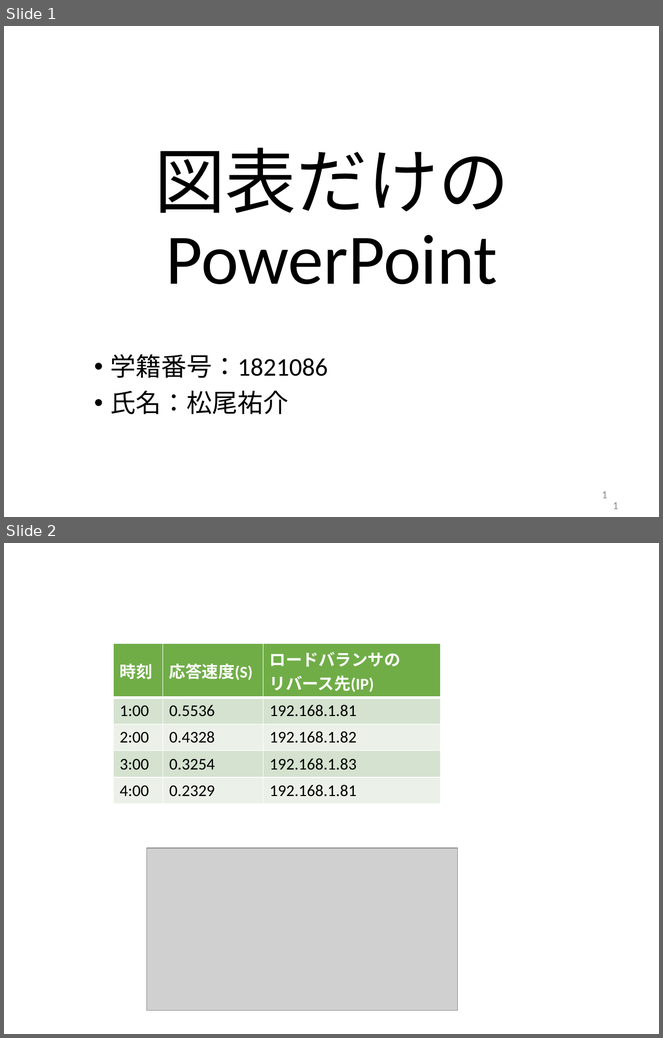
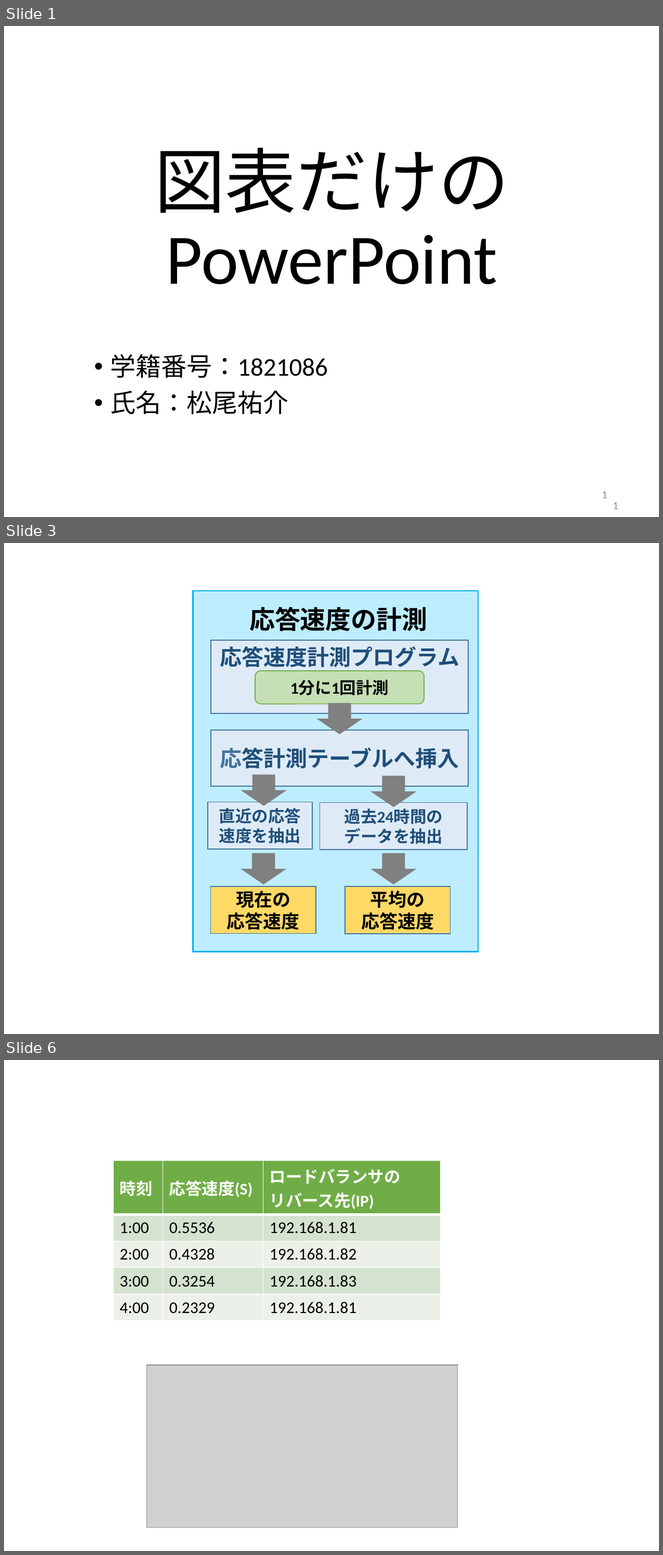
Before and after one commit to kait-takanolab/1821086_matsuo_thesis, a slide deck: meeting/1821086_matsuo_Chart.pptx. Shown one above the other, each under a label of ours: slides 1 and 2 before the commit, slides 1, 3 and 6 after it; the slides between them are not shown. The pictures are 663x1038 and 663x1555 pixels, drawn with LibreOffice and Linux fonts; fonts in the diff are those of the drawing; grey boxes stand for pictures. Boxes give left, top, right and bottom in pixels: in the first picture for what was removed or moved away, otherwise in the second. Text is boxed around its words. In the diff, an @@ line names an element or a change of style, - is before the commit and + after.

```diff
--- a/meeting/1821086_matsuo_Chart.pptx
+++ b/meeting/1821086_matsuo_Chart.pptx
@@ slide 3 added at box(4, 543, 659, 1034), background #FFFFFF @@
@@ group added at box(193, 591, 478, 952): 7 rectangles, 5 down arrows, 1 rounded rectangle, 1 text @@
+応答速度計測プログラム
+過去24時間の
+データを抽出
+1分に1回計測
+直近の応答速度を抽出
+平均の
+応答速度
+応答速度の計測
+現在の
+応答速度
+応答計測テーブルへ挿入
@@ what was slide 2 is now slide 6 @@
```
Also in this commit, not shown: 1 slide changed, 2 other slides added, 3 other files.
